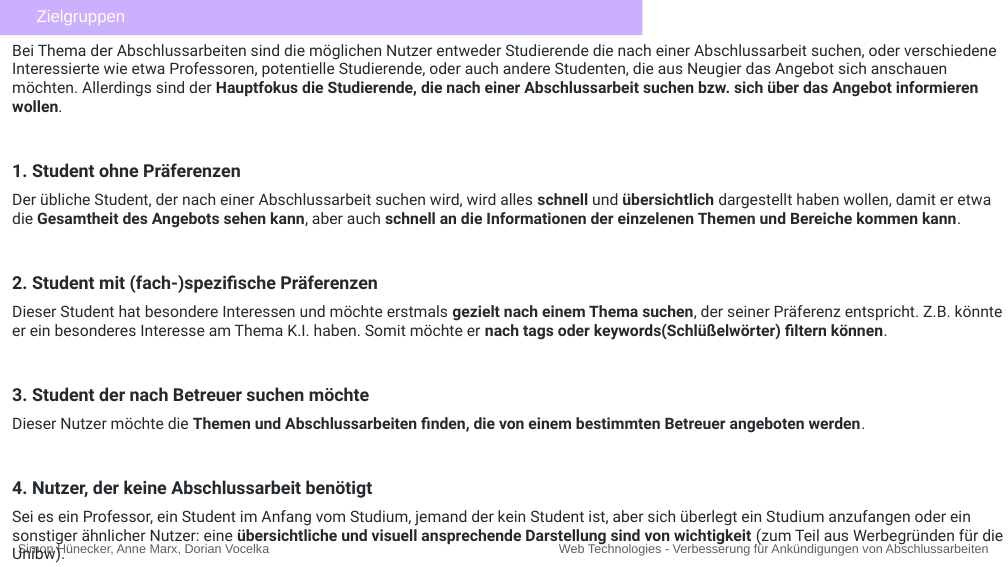
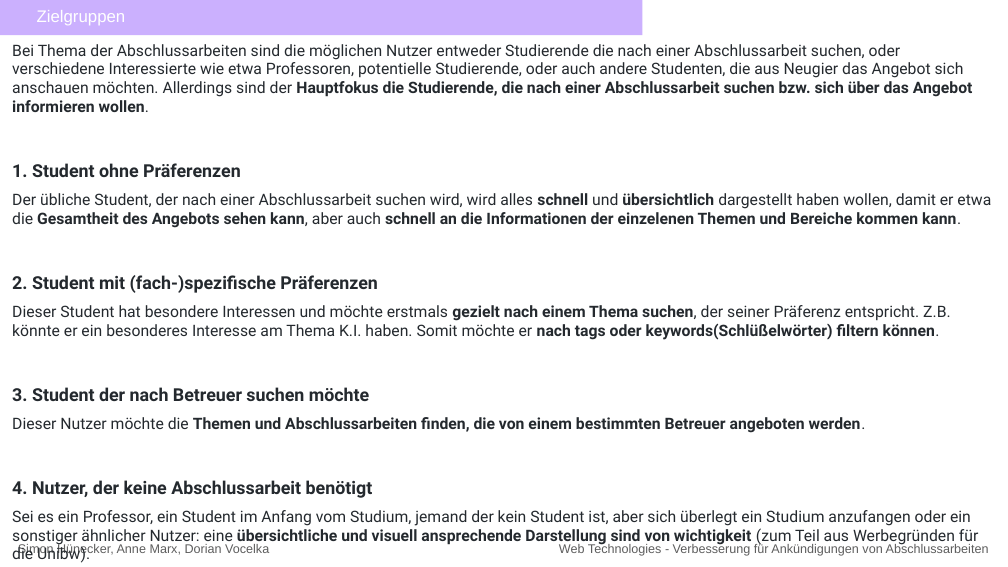
Before and after one commit to annenotarobot/WebTech-Assignemnt-3, a slide deck: slide 4 of documentation/Abgabefolien Assignement 2 (zusätzlichen Inhalt).pptx. Drawn at 1008x567 pixels with LibreOffice and Linux fonts; fonts in the diff are those of the drawing. Boxes give left, top, right and bottom in pixels: in the first picture for what was removed or moved away, otherwise in the second. Text is boxed around its words. In the diff, an @@ line names an element or a change of style, - is before the commit and + after.

```diff
--- a/documentation/Abgabefolien Assignement 2 (zusätzlichen Inhalt).pptx
+++ b/documentation/Abgabefolien Assignement 2 (zusätzlichen Inhalt).pptx
@@ text "Bei Thema der Abschlussarbeiten sind ..." rewrapped from (x1=12, y1=44, x2=1003, y2=563) to (x1=12, y1=44, x2=991, y2=563) @@
```
Also in this commit, not shown: 1 other slide changed, 1 slide added, 5 other files.
